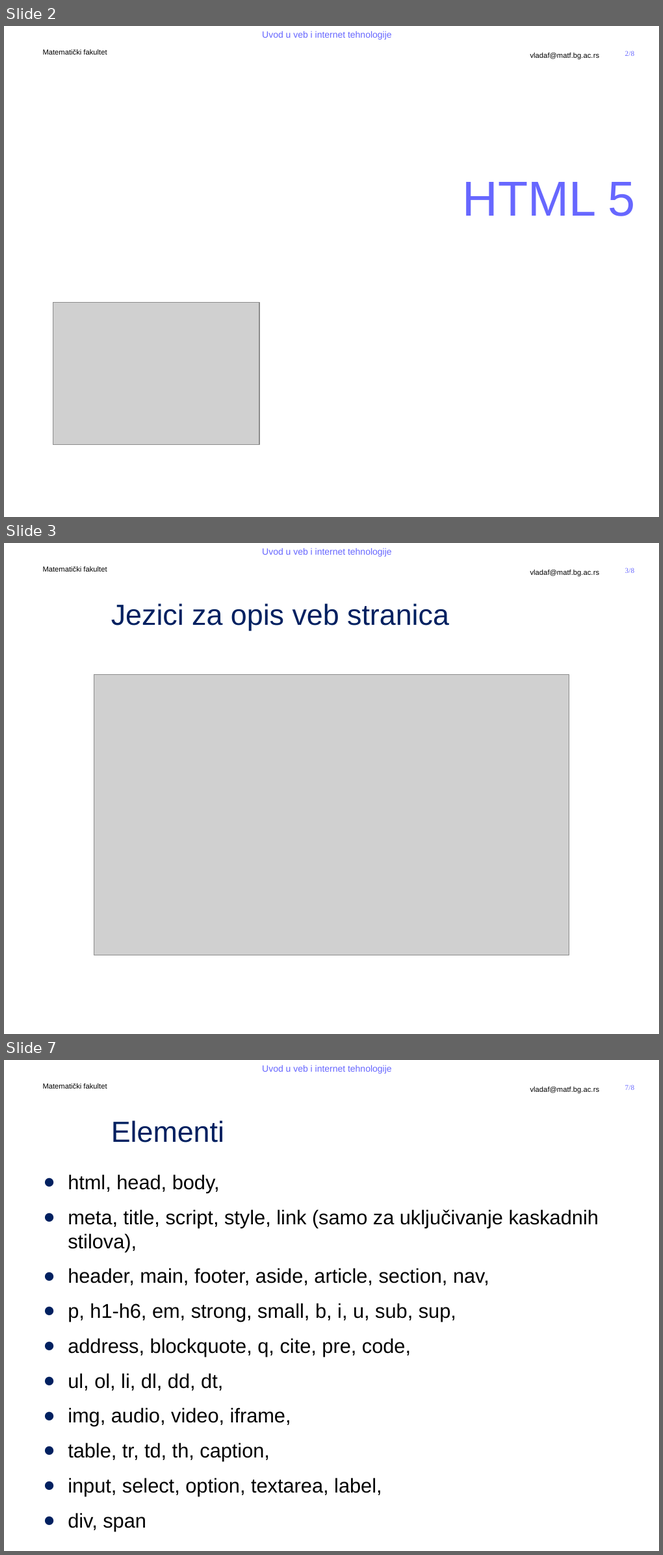
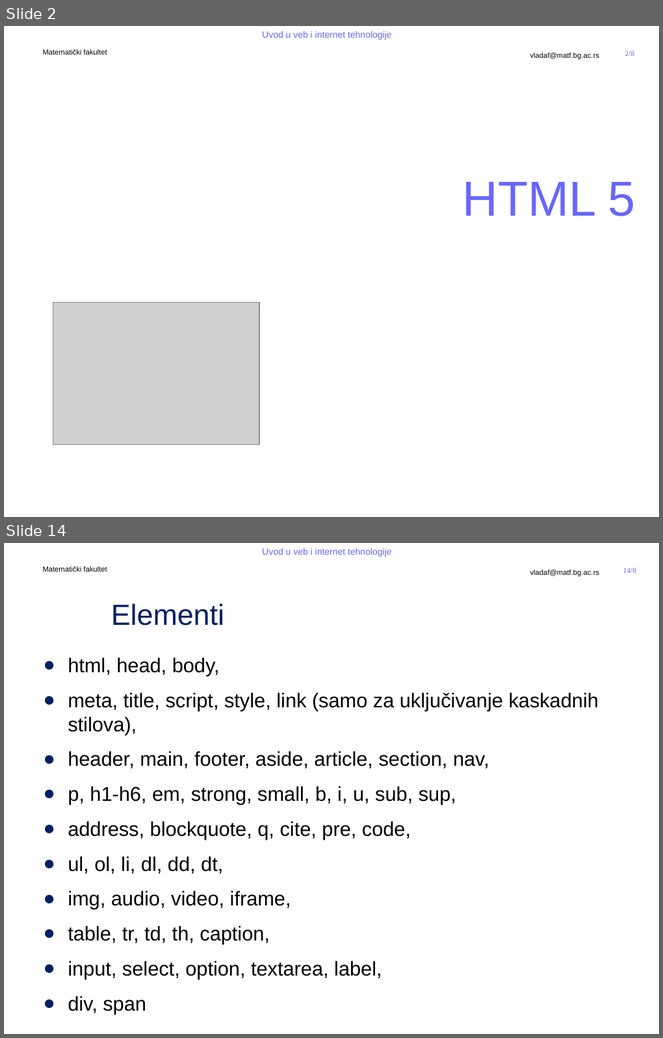
Before and after one commit to MatfUVIT/info, a slide deck: predavanja/prezentacije/UVIT03-01-HTML 5.pptx. Shown one above the other, each under a label of ours: slides 2, 3 and 7 before the commit, slides 2 and 14 after it; the slides between them are not shown. The pictures are 663x1555 and 663x1038 pixels, drawn with LibreOffice and Linux fonts; fonts in the diff are those of the drawing; grey boxes stand for pictures; background and template pictures are left out. Boxes give left, top, right and bottom in pixels: in the first picture for what was removed or moved away, otherwise in the second. Text is boxed around its words. In the diff, an @@ line names an element or a change of style, - is before the commit and + after.

```diff
--- a/predavanja/prezentacije/UVIT03-01-HTML 5.pptx
+++ b/predavanja/prezentacije/UVIT03-01-HTML 5.pptx
@@ slide 3 removed at (4, 543, 659, 1034), background #FFFFFF; not listed: 5 template elements that a slide beside it also shows @@
@@ title removed at (111, 603, 449, 631) @@
-Jezici za opis veb stranica
@@ picture removed at (94, 675, 570, 956) @@
@@ what was slide 7 is now slide 14 @@
@@ page number at (623, 568, 636, 573): text changed @@
-7/8
+14/8
```
Also in this commit, not shown: 3 slides changed, 8 slides added, 2 other files.
